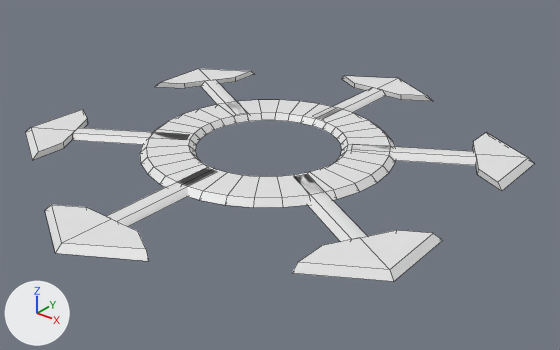
The OBJ model 3D/hexPlayerTile/tile_bg.obj, before and after one commit.
Rendered twice from a camera (50 mm lens) standing at (0.764, -0.924, 0.649) and looking at (0.029, -0.005, 0.079). The axes (+X, +Y, +Z) are drawn at lower left. The lights are the same throughout. Mesh edges are drawn as thin lines. Where no turn or scale is listed for an object, it has been applied to the vertices.

Names of what the first picture shows: 'tile_bg'.
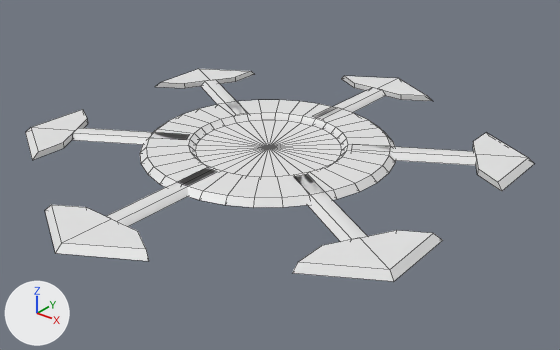
The newer file is also rescaled (x1.1), turned or shifted as a whole; pictures and numbers use the older file's frame.

What differs and where, as boxes [x1, y1, x2, y2] in the pictures (560 x 350 px):
part 1 of me_tile_bg, added: after [195, 120, 342, 177]

Edits to the bpy script that builds the scene:
```text
Change me_tile_bg:
    used by ob_tile_bg; location = (0.0, 0.0, 0.0)
    remove me_tile_bg.from_pydata(...)  # 248 vertices, 194 faces; spans x -0.376..0.376, y -0.434..0.434, z 0.12..0.13
    add me_tile_bg.from_pydata(...)  # 249 vertices, 226 faces; spans x -0.376..0.376, y -0.434..0.434, z 0.12..0.13
    me_tile_bg part 1
    1 vertex is added at (0.0, 0.0, 0.12)
    32 new faces join them
```
